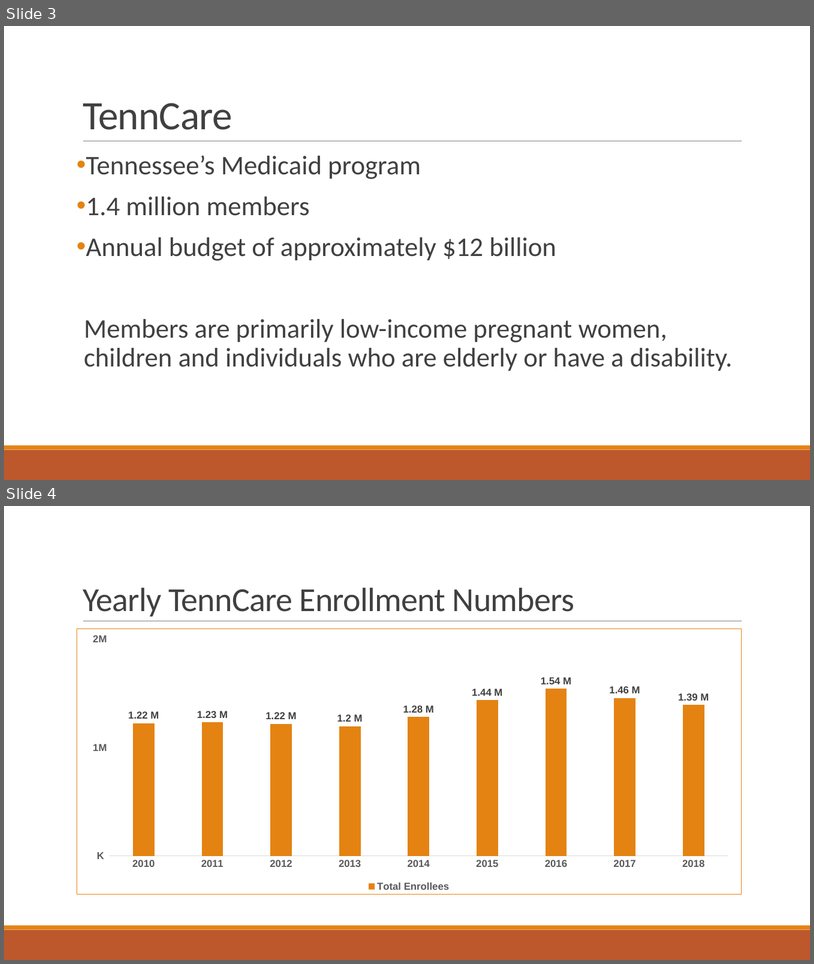
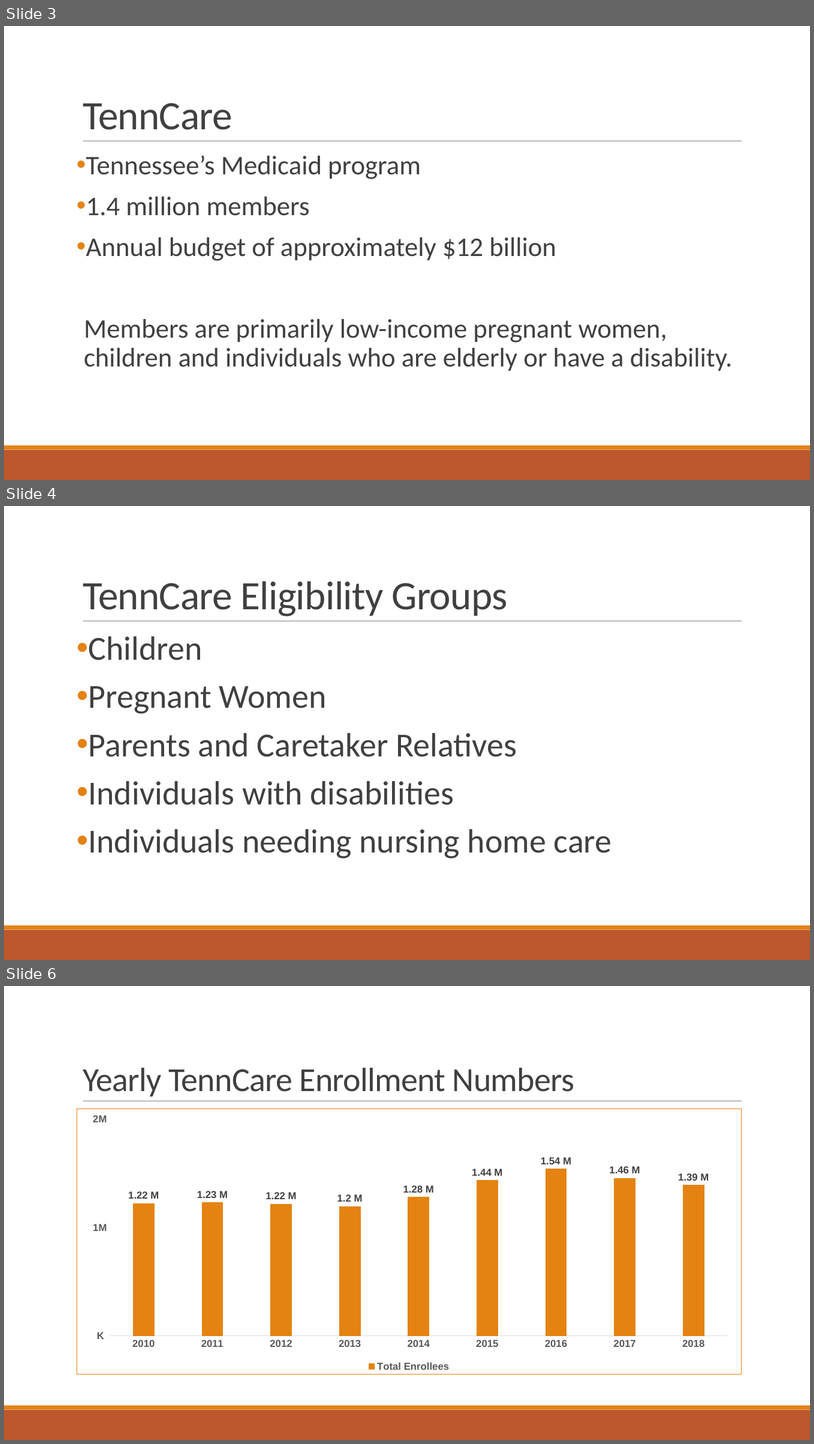
Before and after one commit to bryanclanton/TennCare-Enrollment-Analysis, a slide deck: Impacts to TennCare.pptx. Shown one above the other, each under a label of ours: slides 3 and 4 before the commit, slides 3, 4 and 6 after it; the slides between them are not shown. The pictures are 814x964 and 814x1444 pixels, drawn with LibreOffice and Linux fonts; fonts in the diff are those of the drawing. Boxes give left, top, right and bottom in pixels: in the first picture for what was removed or moved away, otherwise in the second. Text is boxed around its words. In the diff, an @@ line names an element or a change of style, - is before the commit and + after.

```diff
--- a/Impacts to TennCare.pptx
+++ b/Impacts to TennCare.pptx
@@ slide 4 added at [4, 506, 810, 960], background #FFFFFF; not listed: 3 template elements that a slide beside it also shows @@
@@ title added at [83, 581, 507, 616], 48 pt, text #404040 @@
+TennCare Eligibility Groups
@@ text added at [89, 636, 612, 858], 40 pt, text #404040 @@
+• Children
+• Pregnant Women
+• Parents and Caretaker Relatives
+• Individuals with disabilities
+• Individuals needing nursing home care
@@ what was slide 4 is now slide 6 @@
```
Also in this commit, not shown: 1 slide changed, 3 other slides added, 4 other files.
